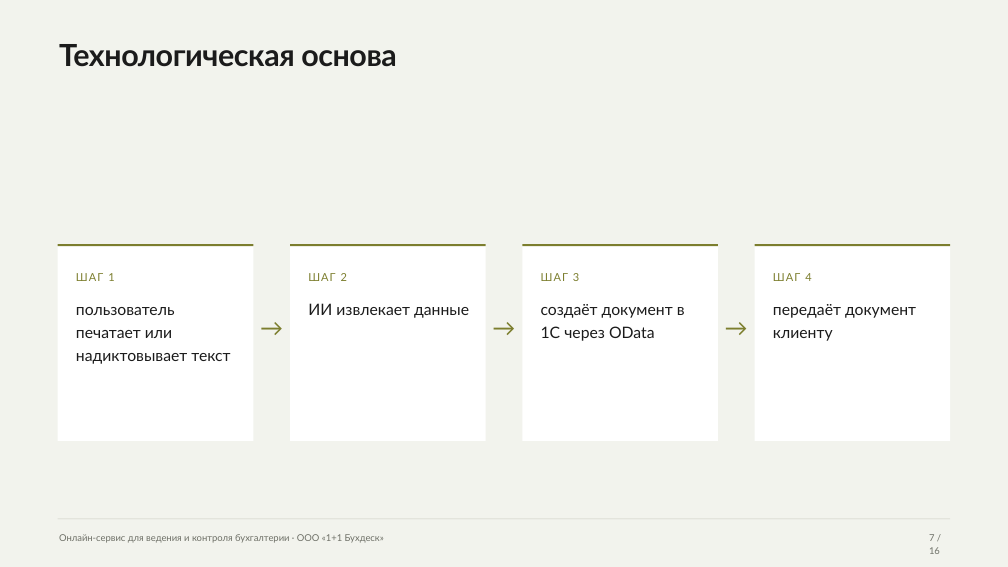
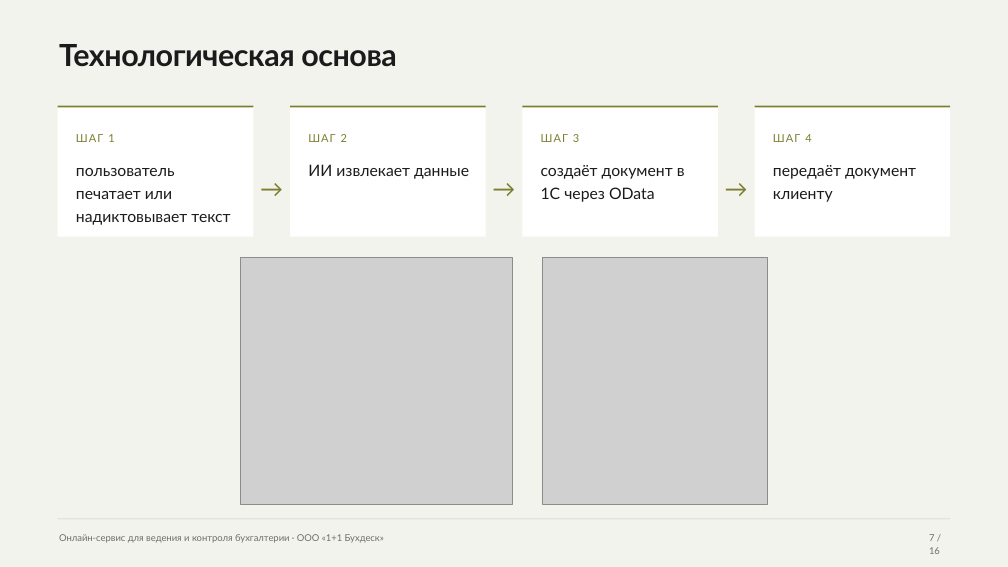
Before and after one commit to fagencymarketing-coder/Content, a slide deck: slide 7 of 05-content/prezentacii/grant-buhdesk/prezentaciya-grant-buhdesk-final.pptx. Drawn at 1008x567 pixels with LibreOffice and Linux fonts; fonts in the diff are those of the drawing; grey boxes stand for pictures. Boxes give left, top, right and bottom in pixels: in the first picture for what was removed or moved away, otherwise in the second. Text is boxed around its words. In the diff, an @@ line names an element or a change of style, - is before the commit and + after.

```diff
--- a/05-content/prezentacii/grant-buhdesk/prezentaciya-grant-buhdesk-final.pptx
+++ b/05-content/prezentacii/grant-buhdesk/prezentaciya-grant-buhdesk-final.pptx
@@ rectangle: place and size @@
-rectangle at (58, 244, 254, 441)
+rectangle at (58, 106, 254, 237)
@@ rectangle: place and size @@
-rectangle at (290, 244, 486, 441)
+rectangle at (290, 106, 486, 237)
@@ rectangle: place and size @@
-rectangle at (522, 244, 718, 441)
+rectangle at (522, 106, 718, 237)
@@ rectangle: place and size @@
-rectangle at (754, 244, 950, 441)
+rectangle at (754, 106, 950, 237)
@@ 11 texts, 4 rectangles: place and size @@
-11 texts, 4 rectangles at (58, 244, 950, 364)
+11 texts, 4 rectangles at (58, 106, 950, 225)
@@ picture added at (240, 257, 512, 504) @@
@@ picture added at (542, 257, 768, 504) @@
```
Also in this commit, not shown: 1 other file.
